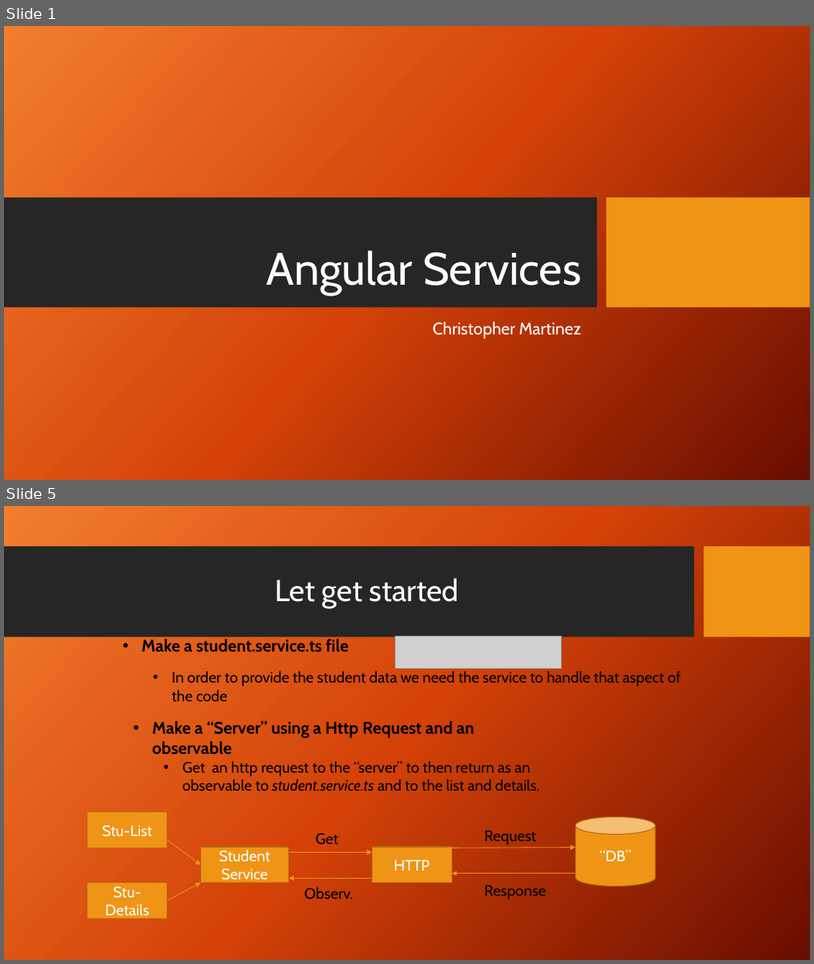
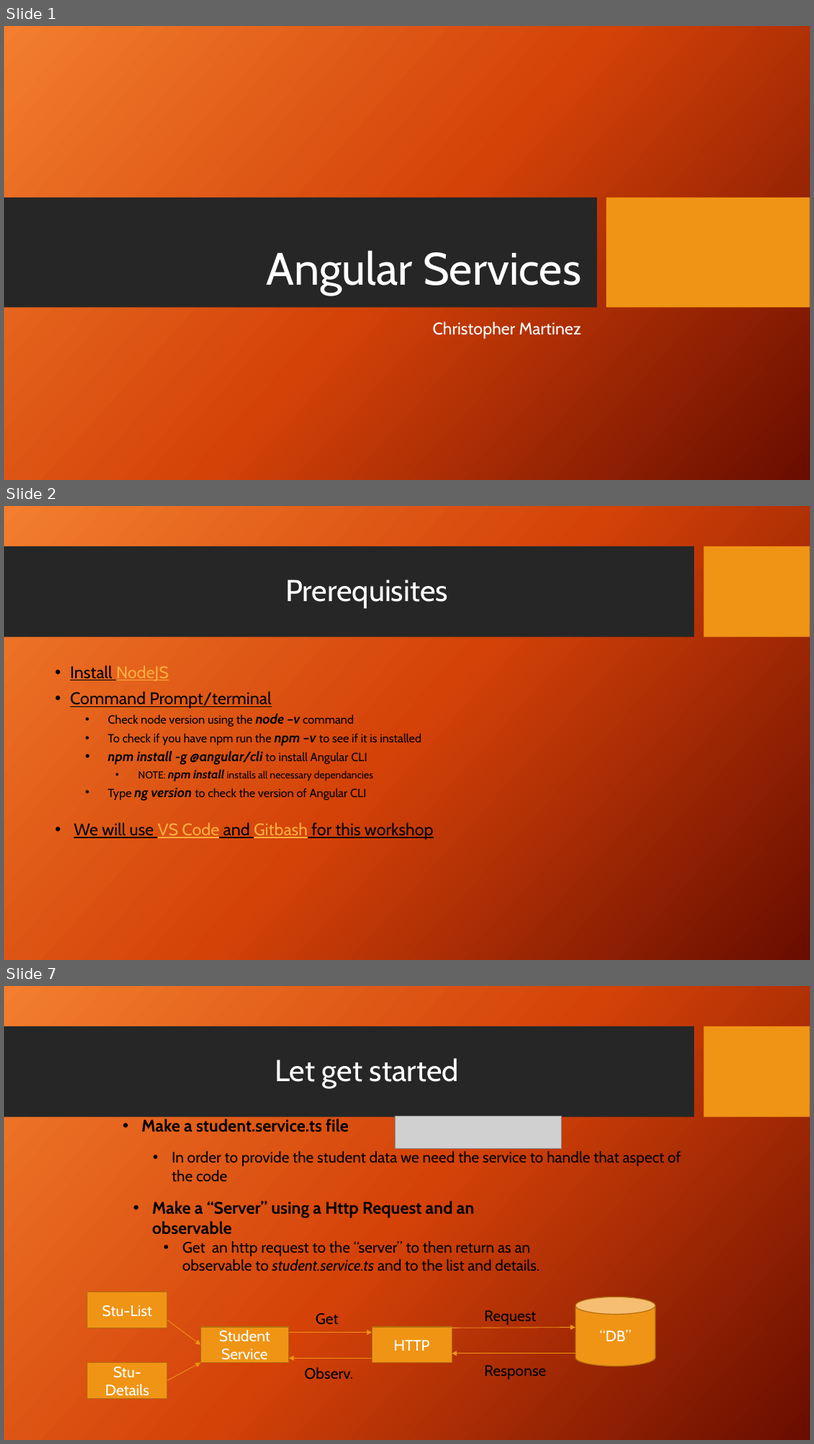
Before and after one commit to KidLanz/SID, a slide deck: DemoPresention/Angular Services.pptx. Shown one above the other, each under a label of ours: slides 1 and 5 before the commit, slides 1, 2 and 7 after it; the slides between them are not shown. The pictures are 814x964 and 814x1444 pixels, drawn with LibreOffice and Linux fonts; fonts in the diff are those of the drawing; grey boxes stand for pictures; background and template pictures are left out. Boxes give left, top, right and bottom in pixels: in the first picture for what was removed or moved away, otherwise in the second. Text is boxed around its words. In the diff, an @@ line names an element or a change of style, - is before the commit and + after.

```diff
--- a/DemoPresention/Angular Services.pptx
+++ b/DemoPresention/Angular Services.pptx
@@ slide 2 added at [4, 506, 810, 960], background picture (left out); not listed: 2 template elements that a slide beside it also shows @@
@@ title added at [286, 579, 448, 608], 36 pt, text #FFFFFF @@
+Prerequisites
@@ text added at [70, 665, 434, 839], 14 pt, text #000000 @@
+• Install NodeJS
+• Command Prompt/terminal
+  • Check node version using the node –v command
+  • To check if you have npm run the npm –v to see if it is installed
+  • npm install -g @angular/cli to install Angular CLI
+    • NOTE: npm install installs all necessary dependancies
+  • Type ng version to check the version of Angular CLI
+                • We will use VS Code and Gitbash for this workshop
@@ what was slide 5 is now slide 7 @@
```
Also in this commit, not shown: 4 slides changed, 1 other slide added.
